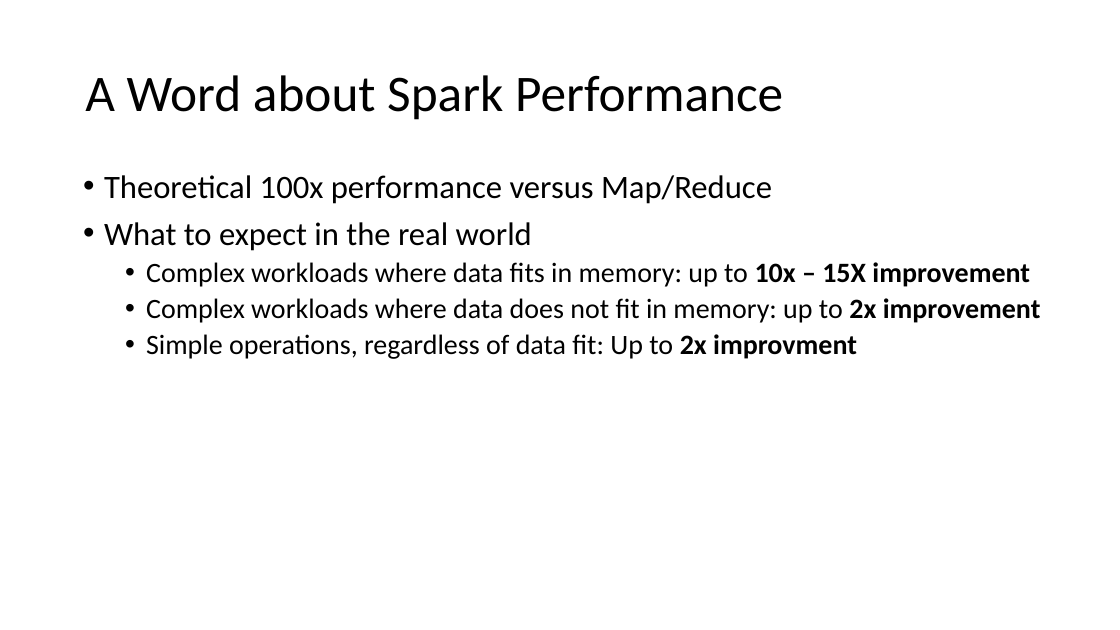
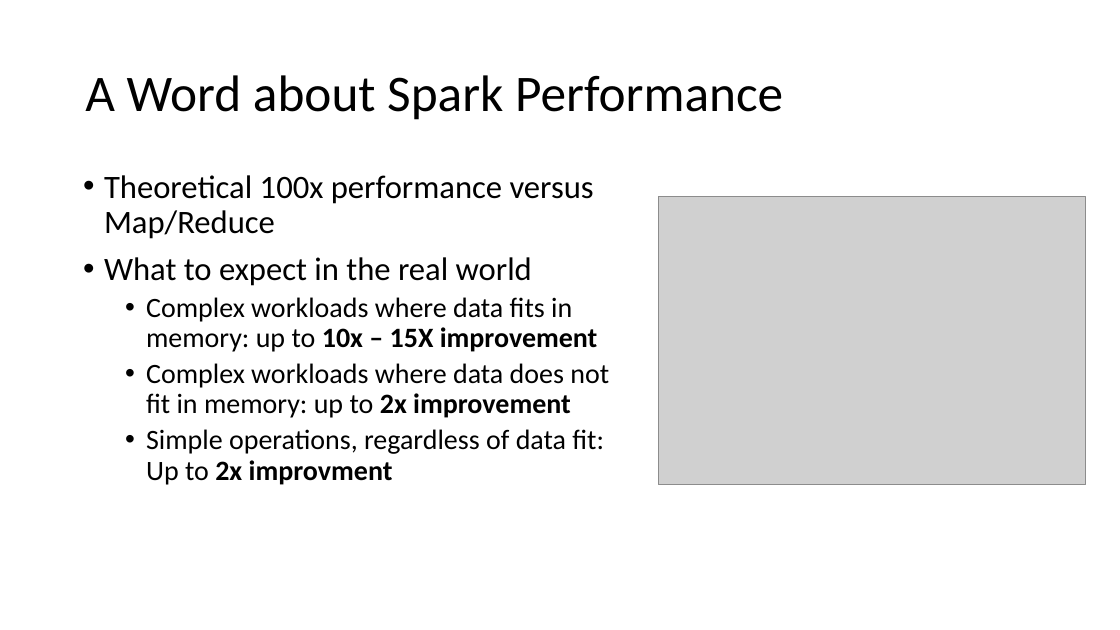
Before and after one commit to MooyoungLee/learn-spark, a slide deck: slide 6 of Presentation/Learning Spark 2017.pptx. Drawn at 1120x630 pixels with LibreOffice and Linux fonts; fonts in the diff are those of the drawing; grey boxes stand for pictures. Boxes give left, top, right and bottom in pixels: in the first picture for what was removed or moved away, otherwise in the second. Text is boxed around its words. In the diff, an @@ line names an element or a change of style, - is before the commit and + after.

```diff
--- a/Presentation/Learning Spark 2017.pptx
+++ b/Presentation/Learning Spark 2017.pptx
@@ text "Theoretical 100x performance versus Map/Reduce" rewrapped from [104,175,1041,359] to [104,175,609,485] @@
@@ picture added at [659,197,1086,485] @@
```
Also in this commit, not shown: 22 other slides changed, 8 slides added, 9 slides removed.
